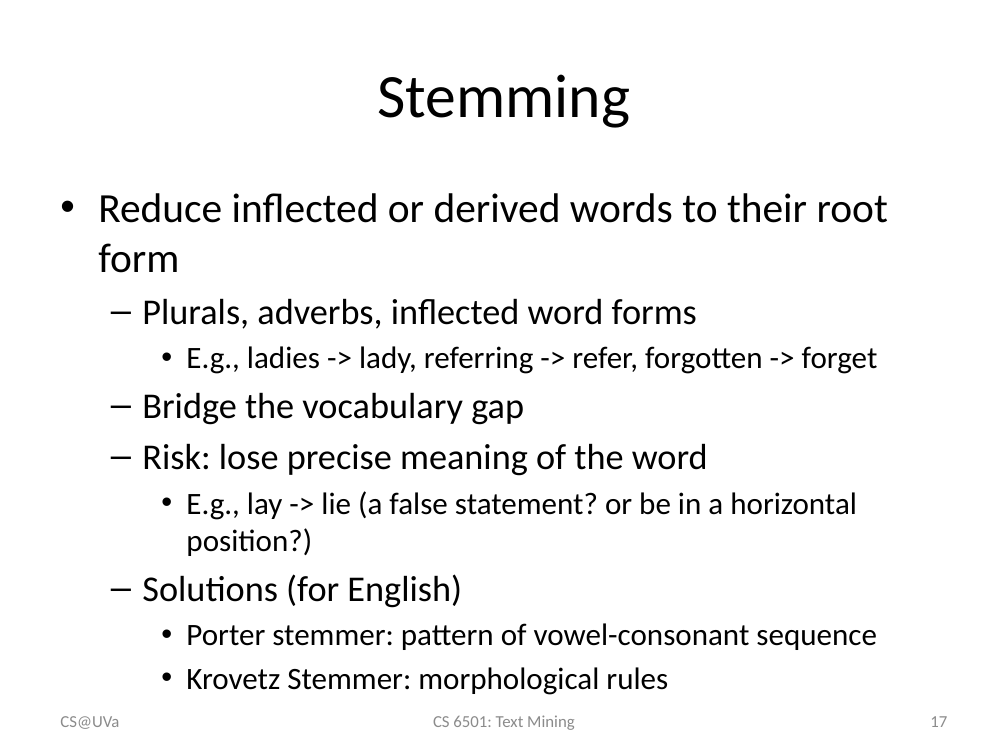
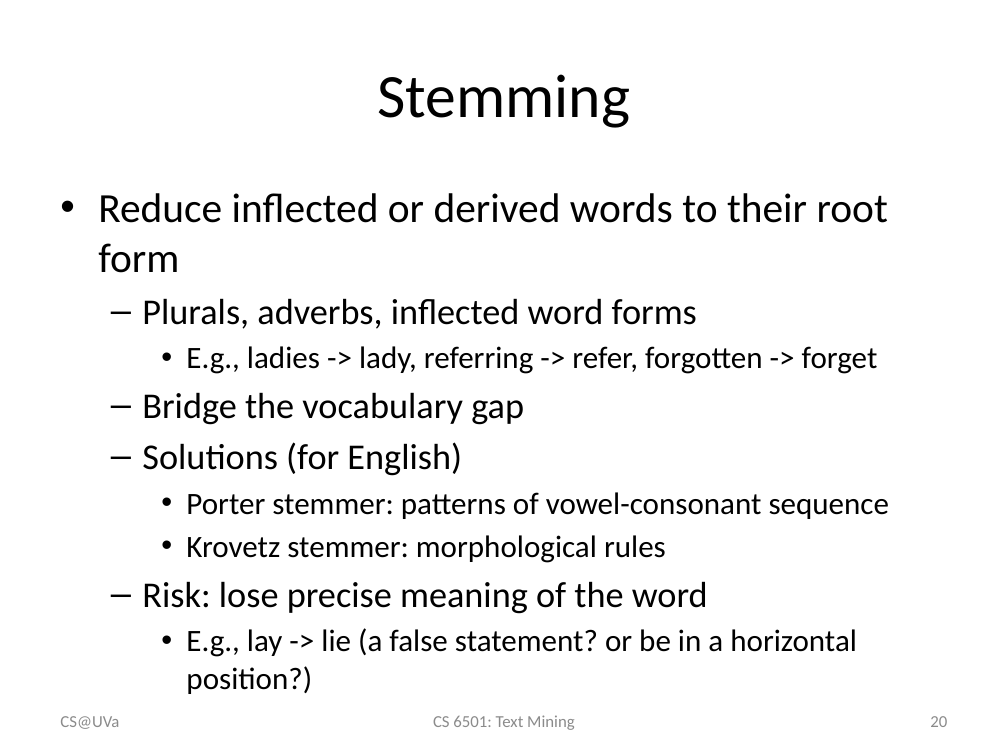
Before and after one commit to wang296/CS6501-Text-Mining, a slide deck: slide 20 of docs/VS model.pptx (slide 17 before the commit). Drawn at 1008x756 pixels with LibreOffice and Linux fonts; fonts in the diff are those of the drawing. Boxes give left, top, right and bottom in pixels: in the first picture for what was removed or moved away, otherwise in the second. Text is boxed around its words. In the diff, an @@ line names an element or a change of style, - is before the commit and + after.

```diff
--- a/docs/VS model.pptx
+++ b/docs/VS model.pptx
@@ text at bbox=[142, 442, 890, 563]: paragraphs added @@
+  – Solutions (for English)
+    • Porter stemmer: patterns of vowel-consonant sequence
+    • Krovetz stemmer: morphological rules
@@ text at bbox=[142, 574, 877, 695]: paragraphs removed @@
-  – Solutions (for English)
-    • Porter stemmer: pattern of vowel-consonant sequence
-    • Krovetz Stemmer: morphological rules
@@ page number at bbox=[930, 716, 947, 727]: text changed @@
-17
+20
```
Also in this commit, not shown: 30 other slides changed, 4 slides added, 2 other files.
